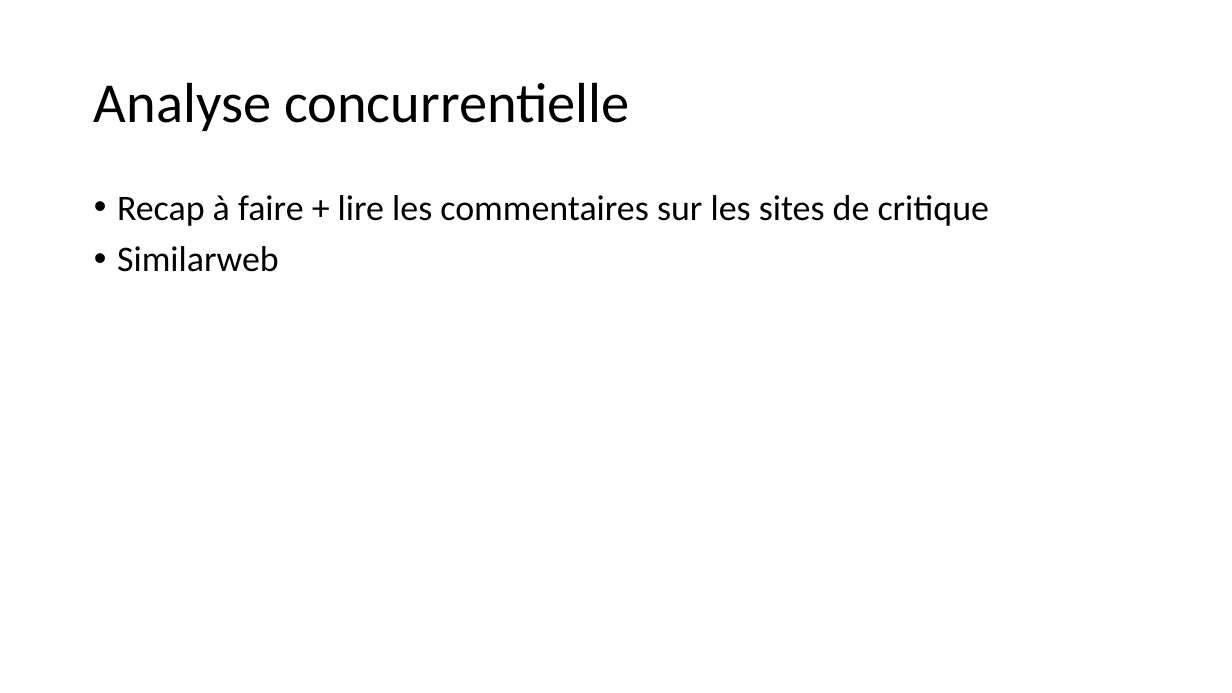
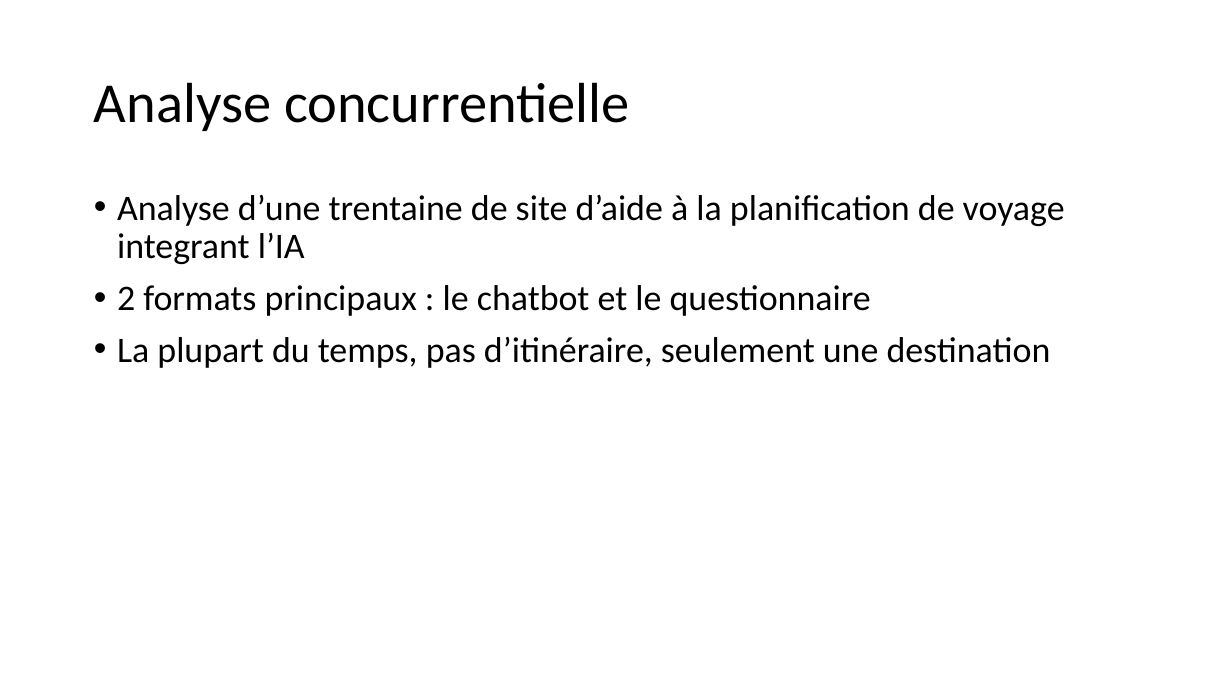
Before and after one commit to Quentin-Piot/eco-planner, a slide deck: slide 3 of Gestion de projet/Analyse Eco-Planner.pptx. Drawn at 1232x693 pixels with LibreOffice and Linux fonts; fonts in the diff are those of the drawing. Boxes give left, top, right and bottom in pixels: in the first picture for what was removed or moved away, otherwise in the second. Text is boxed around its words. In the diff, an @@ line names an element or a change of style, - is before the commit and + after.

```diff
--- a/Gestion de projet/Analyse Eco-Planner.pptx
+++ b/Gestion de projet/Analyse Eco-Planner.pptx
@@ text at (117, 194, 1065, 368): text changed @@
-• Recap à faire + lire les commentaires sur les sites de critique
-• Similarweb
+• Analyse d’une trentaine de site d’aide à la planification de voyage integrant l’IA
+• 2 formats principaux : le chatbot et le questionnaire
+• La plupart du temps, pas d’itinéraire, seulement une destination
```
Also in this commit, not shown: 1 other slide changed, 2 slides added, 14 other files.
